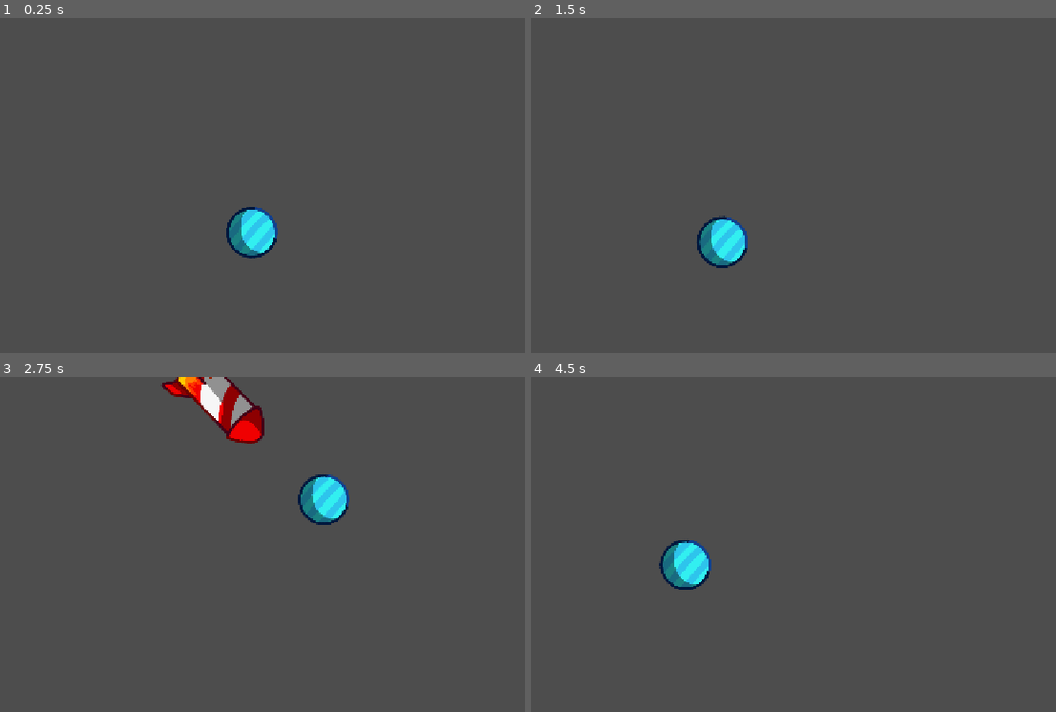
Above: before the commit, frames 1-4 (two rows, left to right).
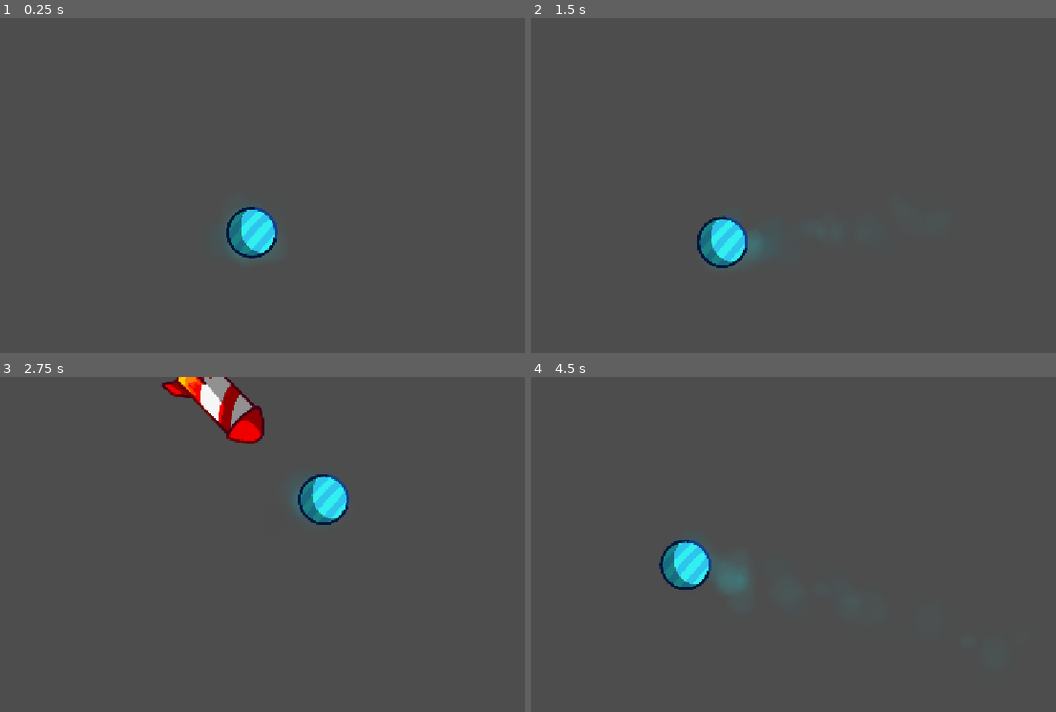
Above: after the commit, the same moments.

Repository: onebobtwobobredbobbluebob/dot-dodge-game
Game: Godot game, scene res://world/world.tscn
The game is run twice, just before and just after one commit, with the same random seed, the same clock (stepped at 60 frames per second) and the same inputs.
Inputs (mouse positions are in pixels of both pictures, inside the frame that each line leads up to):
- Up to frame 1 (0.25 s): no input
- Up to frame 2 (1.5 s): tap Enter at 0.5 s; move the mouse to (951, 212) at 0.52 s; hold Right 0.53-1.28 s; tap Alt at 0.6 s; click (951, 212) at 0.67 s; move the mouse to (630, 255) at 1.27 s; hold Down from 1.28 s (still down); tap Shift at 1.35 s
- Up to frame 3 (2.75 s): move the mouse to (330, 497) at 2.02 s; release Down at 2.03 s; hold Right from 2.03 s (still down); tap Alt at 2.1 s
- Up to frame 4 (4.5 s): move the mouse to (746, 678) at 2.77 s; release Right at 2.78 s; hold Up 2.78-3.53 s; tap Shift at 2.85, 4.35 s; click (746, 678) at 2.92 s; move the mouse to (1014, 655) at 3.52 s; hold Left from 3.53 s (still down); tap Alt at 3.6 s; move the mouse to (552, 527) at 4.27 s

The runs differ from the first frame. In frame 1, less than 0.1% of the frame differs, in the area x 43-47%, y 68-72%; in frame 2, 0.2%; in frame 3, less than 0.1%; in frame 4, 0.3%, in the area x 35-42%, y 55-64%.

Commit message:
subtle particle effects

Diff:
--- a/player/player.gd
+++ b/player/player.gd
@@ -1,4 +1,7 @@
 extends CharacterBody2D
+
+var speed: float = 0
+var old_pos: Vector2 = position
 
 func _ready() -> void:
 	GameState.player = self
@@ -18,6 +21,9 @@
 		position.x = -GameState.CENTER.x
 	if position.x > GameState.CENTER.x:
 		position.x = GameState.CENTER.x
-
+	speed = (old_pos - position).length()
+	if speed > 40:
+		speed = 40
+	old_pos = position
 func get_hit(damage: float):
 	pass
--- a/player/player.tscn
+++ b/player/player.tscn
@@ -2,12 +2,42 @@
 
 [ext_resource type="Script" uid="uid://coj1643u2kjr7" path="res://player/player.gd" id="1_rkbax"]
 [ext_resource type="Texture2D" uid="uid://cjj4biydunsnd" path="res://assets/dot.png" id="2_rkbax"]
+[ext_resource type="Texture2D" uid="uid://f6vcvrybpkr2" path="res://assets/particle_1.png" id="3_g1dw6"]
+
+[sub_resource type="Gradient" id="Gradient_yw30f"]
+offsets = PackedFloat32Array(0, 0.0882353, 0.3137255)
+colors = PackedColorArray(1, 1, 1, 1, 1, 1, 1, 0.28937727, 1, 1, 1, 0)
+
+[sub_resource type="Gradient" id="Gradient_qjkh3"]
+offsets = PackedFloat32Array(0, 0.043956045, 0.113553114, 0.41391942, 0.5555556, 1)
+colors = PackedColorArray(0, 0.078431375, 0.20392157, 1, 0.05490196, 0.21176471, 0.4745098, 1, 0.14622404, 0.86732674, 0.9115511, 1, 0.16470589, 1, 1, 1, 0.09019608, 0.5921569, 0.7058824, 1, 0.05490196, 0.4627451, 0.5019608, 1)
 
 [sub_resource type="CircleShape2D" id="CircleShape2D_d5n2w"]
 radius = 601.25
 
 [node name="Player" type="CharacterBody2D" unique_id=1011571958]
 script = ExtResource("1_rkbax")
+
+[node name="CPUParticles2D" type="CPUParticles2D" parent="." unique_id=763621770]
+amount = 100
+texture = ExtResource("3_g1dw6")
+explosiveness = 0.09
+emission_shape = 1
+emission_sphere_radius = 40.0
+spread = 180.0
+gravity = Vector2(0, 0)
+initial_velocity_min = 5.0
+initial_velocity_max = 100.0
+angular_velocity_max = 50.0
+linear_accel_min = -5.0
+linear_accel_max = -1.0
+angle_min = -100.0
+angle_max = 100.0
+scale_amount_min = 3.0
+scale_amount_max = 10.0
+color = Color(1, 1, 1, 0.15686275)
+color_ramp = SubResource("Gradient_yw30f")
+color_initial_ramp = SubResource("Gradient_qjkh3")
 
 [node name="Sprite2D" type="Sprite2D" parent="." unique_id=1571529856]
 scale = Vector2(0.5, 0.5)
Binary file added: assets/particle_1.png
Not shown, added: assets/particle_1.png.import
